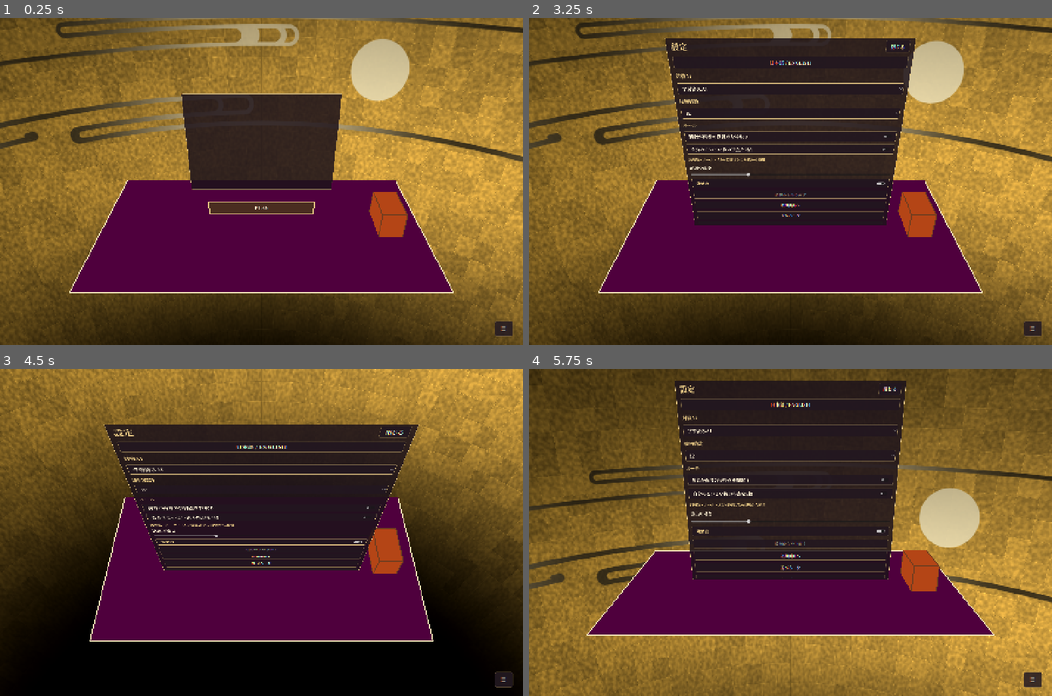
Above: before the commit, frames 1-4 (two rows, left to right).
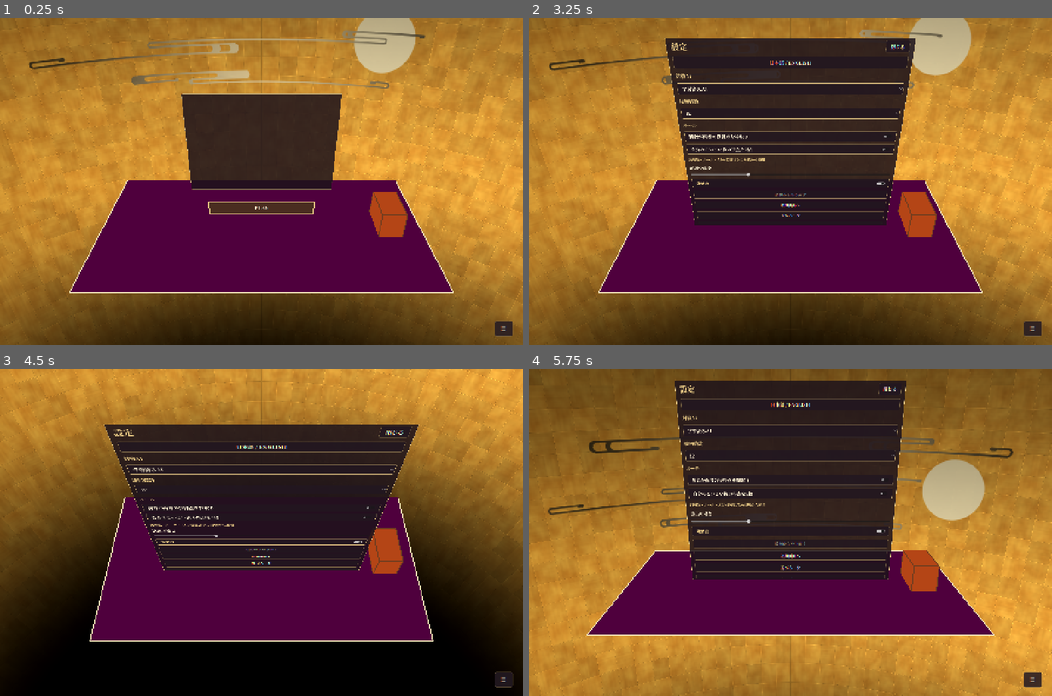
Above: after the commit, the same moments.

Repository: sheetau/koikoi
Game: Godot game, scene res://main.tscn
Same seed, same stepped clock (60 frames per second), same inputs: the game is played once before the commit and once after it. Sound files missing from this copy of the repository are replaced by a short silence.
Inputs (mouse positions are in pixels of both pictures, inside the frame that each line leads up to):
- Up to frame 1 (0.25 s): no input
- Up to frame 2 (3.25 s): click "☰" at 0.5 s; click "☰" at 1.25 s; click "☰" at 2 s; tap Enter at 2.75 s; move the mouse to (905, 165) at 2.77 s; click (905, 165) at 2.92 s
- Up to frame 3 (4.5 s): drag from (156, 548) to (235, 597) at 3.52 s; tap Space at 4.25 s; move the mouse to (313, 460) at 4.27 s; click (313, 460) at 4.42 s
- Up to frame 4 (5.75 s): tap Enter at 5 s; drag from (764, 597) to (633, 483) at 5.02 s

The runs differ from the first frame. In frame 1, 46% of the frame differs, in the area x 0-100%, y 0-100%; in frame 2, 38%; in frame 3, 23%; in frame 4, 45%.

Commit message:
Refine sky composition and guide field choices with a stock reveal pause

Diff:
--- a/game/gold_sky.gdshader
+++ b/game/gold_sky.gdshader
@@ -8,30 +8,36 @@
 	float seconds=animation_time<0.0 ? TIME : animation_time;
 	vec2 tile=uv*vec2(144.0,72.0);
 	vec2 cell=floor(tile), f=fract(tile);
-	vec2 grain_uv=uv*vec2(9.0,4.5);
+	vec2 grain_uv=uv*vec2(4.0,2.0);
 	float height=texture(foil,grain_uv).r;
 	float dx=texture(foil,grain_uv+vec2(0.001,0.0)).r-height;
 	float dy=texture(foil,grain_uv+vec2(0.0,0.001)).r-height;
 	float fine=texture(foil,grain_uv*3.0).r;
+	float brush_a=texture(foil,uv*vec2(2.0,18.0)+vec2(0.13,0.31)).r;
+	float brush_b=texture(foil,uv*vec2(20.0,1.0)+vec2(0.43,0.17)).r;
+	float brush=mix(brush_a,brush_b,hash(cell+31.0));
 	vec3 n=-normalize(EYEDIR);
 	vec3 tangent=normalize(cross(vec3(0.0,1.0,0.0),n)+vec3(0.00001,0.0,0.0));
 	vec3 bitangent=cross(n,tangent);
 	vec2 fold=(vec2(hash(cell),hash(cell+17.0))-0.5)*0.045;
-	vec3 normal=normalize(n+tangent*(dx*0.9+fold.x)+bitangent*(dy*0.9+fold.y));
+	vec3 normal=normalize(n+tangent*(dx*0.35+fold.x)+bitangent*(dy*0.35+fold.y));
 	vec3 reflected=reflect(normalize(EYEDIR),normal);
 	// Broad soft-box reflections in wrinkled metal; normals, seams and
 	// roughness stay fixed to the sphere when the camera is moved.
 	float broad=pow(max(0.0,dot(reflected,normalize(vec3(-0.35,0.45,0.82)))),3.0);
 	float second=pow(max(0.0,dot(reflected,normalize(vec3(0.8,-0.1,-0.6)))),5.0);
 	float rough=0.55+0.45*fine;
-	vec3 gold=vec3(0.49,0.37,0.13)*(0.78+height*0.40+(hash(cell)-0.5)*0.28);
-	gold+=vec3(0.42,0.33,0.15)*(broad+second*0.42)*rough;
-	gold*=0.84+height*0.24+fine*0.08;
+	// Warm broad pigment variation and directional brush grain, without
+	// the dark high-frequency mottling of the earlier foil.
+	float pigment=clamp(0.25+height*0.60+brush*0.15,0.0,1.0);
+	vec3 gold=mix(vec3(0.66,0.36,0.075),vec3(0.86,0.65,0.24),pigment);
+	gold*=0.91+hash(cell)*0.13+(brush-0.5)*0.10;
+	gold+=vec3(0.18,0.14,0.065)*(broad+second*0.42)*rough;
 	vec2 edge=min(f,1.0-f);
 	float seam=exp(-min(edge.x,edge.y)*220.0);
 	float rim=exp(-min(abs(f.x-0.018),abs(f.y-0.018))*180.0);
 	gold=gold*(1.0-seam*0.17)+vec3(0.15,0.12,0.055)*rim*(0.5+broad);
-	vec2 sun=vec2(fract(uv.x-seconds*0.003-0.045+0.5)-0.5,uv.y-0.59);
+	vec2 sun=vec2(fract(uv.x-seconds*0.003-0.045+0.5)-0.5,uv.y-0.57);
 	sun.x*=2.0;
 	float disc=1.0-smoothstep(0.021,0.022,length(sun));
 	gold=mix(gold,vec3(0.98,0.92,0.73),disc*0.94);
--- a/game/sky_background.gd
+++ b/game/sky_background.gd
@@ -6,8 +6,8 @@
 	var noise := FastNoiseLite.new()
 	noise.seed = 37851
 	noise.noise_type = FastNoiseLite.TYPE_SIMPLEX_SMOOTH
-	noise.frequency = 0.055
-	noise.fractal_octaves = 5
+	noise.frequency = 0.035
+	noise.fractal_octaves = 4
 	noise.fractal_gain = 0.45
 	foil = NoiseTexture2D.new()
 	foil.width = 1024
--- a/game/sky_clouds.gd
+++ b/game/sky_clouds.gd
@@ -2,6 +2,7 @@
 ## User-drawn cloud centerlines: circular turns, swept U bands and rigid Y.
 const WIDTH := 4096.0
 const STROKE := 10.0
+const CLOUD_SCALE := 0.25
 var shapes: Array = JSON.parse_string(FileAccess.get_file_as_string("res://assets/sky/cloud_shapes.json"))
 var clouds: Array = []
 var clock := 0.0
@@ -31,9 +32,9 @@
 			# Original bands sit on the inside of their parent turn. Keep their
 			# entire swept interval in that corridor, including the stroke.
 			bands.append({"drift":track(1.0),"width":track(1.0)})
-		var scale_factor: float = rng.randf_range(1050,1400)/shape.size[0]
+		var scale_factor: float = CLOUD_SCALE
 		clouds.append({"shape":shape,"clusters":clusters,"bands":bands,"scale":scale_factor,
-			"origin":Vector2((index%2)*2048-600+rng.randf_range(-100,100),100+(index/2)*145),"drift":track(70.0)})
+			"origin":Vector2((index%2)*2048-300+rng.randf_range(-100,100),235+(index/2)*60),"drift":track(70.0)})
 	queue_redraw()
 func track(amplitude: float) -> Dictionary:
 	return {"amplitude":amplitude,"f1":rng.randf_range(0.07,0.16),"f2":rng.randf_range(0.17,0.29),"p1":rng.randf()*TAU,"p2":rng.randf()*TAU}
--- a/game/table.gd
+++ b/game/table.gd
@@ -19,7 +19,9 @@
 var win_tick: AudioStreamWAV
 var background_material: ShaderMaterial
 var sky_background: Node
-const UI_WORDS = {"home":["初期画面へ","TITLE SCREEN"],"back":["戻る","BACK"]}
+var pick_message: Node3D
+var pick_message_text := ""
+const UI_WORDS = {"pick_field":["場札を選んでください","CHOOSE A FIELD CARD"],"home":["初期画面へ","TITLE SCREEN"],"back":["戻る","BACK"]}
 var FONT: Font:
 	get: return SERIF if language == 0 else latin_font
 var latin_font_loaded := false
@@ -514,6 +516,7 @@
 		open_overlay("settings")
 
 func refresh_hud() -> void:
+	refresh_pick_message()
 	if state.is_empty():
 		left_label.text = ""
 		right_label.text = ""
@@ -752,7 +755,21 @@
 		Presentation.dismiss(face)
 	outcome_worlds.clear()
 
+func refresh_pick_message() -> void:
+	var choosing := false
+	if started and not busy and not paused and not modal and not state.is_empty() and int(state.player)==0:
+		choosing = selected_hand>=0 or (int(state.phase) in [1,2] and state.legal.size()>1 and not equivalent_targets(state.legal))
+	var text := word("pick_field") if choosing else ""
+	if text==pick_message_text: return
+	pick_message_text = text
+	if is_instance_valid(pick_message): Presentation.dismiss(pick_message)
+	pick_message = null
+	if not text.is_empty():
+		pick_message = scroll_text(text,18,self,Vector2i(600,120),true)
+		pick_message.position = Vector3(0,3.6,0)
+
 func update_hand_affordance() -> void:
+	refresh_pick_message()
 	if state.is_empty():
 		return
 	for slot in range(8):
@@ -1283,6 +1300,10 @@
 		active_pending = id
 		pending_origin = card.position
 		pending_angles = card.rotation
+		var matches: Array = view.field.filter(func(c):return int(c)/4==id/4)
+		var manual_choice: bool = int(event.player)==0 and matches.size()==2 and not equivalent_targets(matches)
+		if not manual_choice:
+			await wait_minimum(0.65,0.65)
 	elif kind in ["capture", "place"]:
 		var card = known[int(event.card)]
 		if kind == "place":
@@ -1981,6 +2002,7 @@
 	modal = false
 	busy = true
 	started = false
+	refresh_pick_message()
 	await reset_deck()
 	state.clear()
 	ending.clear()
--- /dev/null
+++ b/game/tests/choice_check.gd
@@ -0,0 +1,79 @@
+extends SceneTree
+var failures: Array[String] = []
+func _initialize() -> void: call_deferred("run")
+func check(ok: bool, message: String) -> void:
+	if not ok:
+		failures.append(message)
+		push_error(message)
+func run() -> void:
+	var table = load("res://main.tscn").instantiate()
+	table.testing = true
+	root.add_child(table)
+	await process_frame
+	table.qa = true
+	table.speed = 4
+	var view: Dictionary = JSON.parse_string(FileAccess.get_file_as_string("res://tests/opening_view.json")).view
+	view.field.append(5)
+	view.player = 0
+	view.phase = 0
+	view.legal = view.hand.duplicate()
+	table.state = view
+	table.started = true
+	await table.restore_view(view)
+	table.show_decision()
+	await create_timer(0.25).timeout
+	table.handle_table_click(table.camera.unproject_position(table.known[7].position))
+	check(table.selected_hand==7 and is_instance_valid(table.pick_message),"Hand selection lacks a field-choice prompt")
+	await create_timer(0.3).timeout
+	await table.screenshot("choice_hand_ja")
+	table.handle_table_click(Vector2(30,30))
+	check(table.selected_hand==-1 and table.pick_message==null,"Canceling selection left the prompt visible")
+	# A human two-target draw remains interactive without an added pause.
+	view.phase = 2
+	view.pending = 6
+	view.legal = [4,5]
+	var began := Time.get_ticks_msec()
+	await table.animate_event({"kind":"draw","card":6,"player":0,"view":view})
+	var manual_ms := Time.get_ticks_msec()-began
+	check(manual_ms<200,"Manual stock choice gained an automatic pause")
+	table.show_decision()
+	check(is_instance_valid(table.pick_message),"Draw choice lacks the central prompt")
+	table.language = 1
+	table.refresh_hud()
+	check(table.pick_message_text=="CHOOSE A FIELD CARD","Choice prompt did not change language")
+	await create_timer(0.3).timeout
+	await table.screenshot("choice_stock_en")
+	table.busy = true
+	table.update_hand_affordance()
+	check(table.pick_message==null,"Submitting a choice left the prompt visible")
+	table.busy = false
+	view.legal = [6,7]
+	table.refresh_hud()
+	check(table.pick_message==null,"Equivalent automatic targets show a choice prompt")
+	view.player = 1
+	view.legal = []
+	table.refresh_hud()
+	check(table.pick_message==null,"AI choice asks the human to select a field card")
+	# Zero, one, three, equivalent-two and AI-two targets all pause with
+	# the revealed card still at the stock, independent of the speed setting.
+	table.started = false
+	var timings: Array = []
+	for item in [[40,[],0],[6,[4],0],[7,[4,5,6],0],[4,[6,7],0],[6,[4,5],1]]:
+		await table.reset_deck()
+		view.field = item[1]
+		view.player = item[2]
+		view.phase = 0
+		view.legal = []
+		var moved := [false]
+		var watch := func():
+			if table.known.has(item[0]):
+				var card = table.known[item[0]]
+				moved[0] = moved[0] or card.flight or absf(card.position.x-table.STACK.x)>0.001 or absf(card.position.z-table.STACK.z)>0.001
+		physics_frame.connect(watch)
+		began = Time.get_ticks_msec()
+		await table.animate_event({"kind":"draw","card":item[0],"player":item[2],"view":view})
+		timings.append(Time.get_ticks_msec()-began)
+		physics_frame.disconnect(watch)
+		check(timings[-1]>=650 and not moved[0],"Automatic draw skipped its stationary reveal beat")
+	print("GAME_CHOICE_CHECK failures=%d manual_ms=%d automatic_ms=%s"%[failures.size(),manual_ms,timings])
+	quit(0 if failures.is_empty() else 1)
--- a/game/tests/sky_check.gd
+++ b/game/tests/sky_check.gd
@@ -20,6 +20,7 @@
 	clouds.set_process(false)
 	table.background_material.set_shader_parameter("animation_time",0.0)
 	check(clouds.shapes.size()==5,"User cloud variants were lost")
+	check(clouds.clouds.all(func(c):return is_equal_approx(c.scale,0.25)),"Cloud variants have unequal or oversized global scales")
 	var samples := 0
 	for cloud in clouds.clouds:
 		var min_widths: Array = cloud.shape.bands.map(func(b):return INF)
Not shown, added: game/tests/choice_check.gd.uid
Not shown, changed: docs/DASHBOARD.md
Not shown, changed: docs/GAME.md
Not shown, changed: scripts/check_game.py
